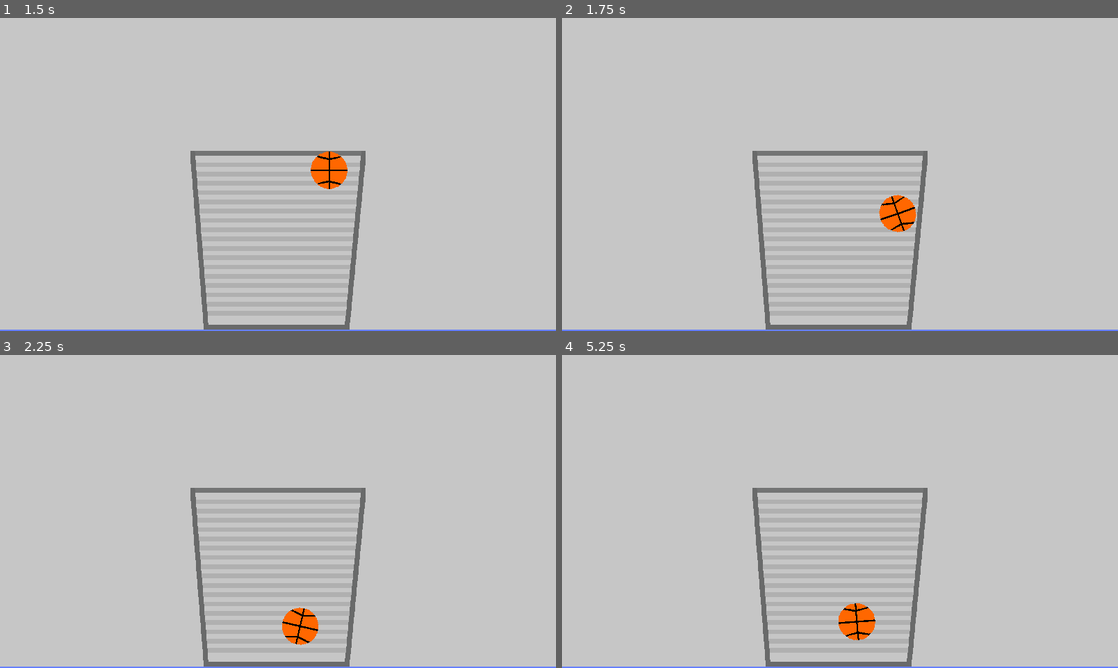
Above: before the commit, frames 1-4 (two rows, left to right).
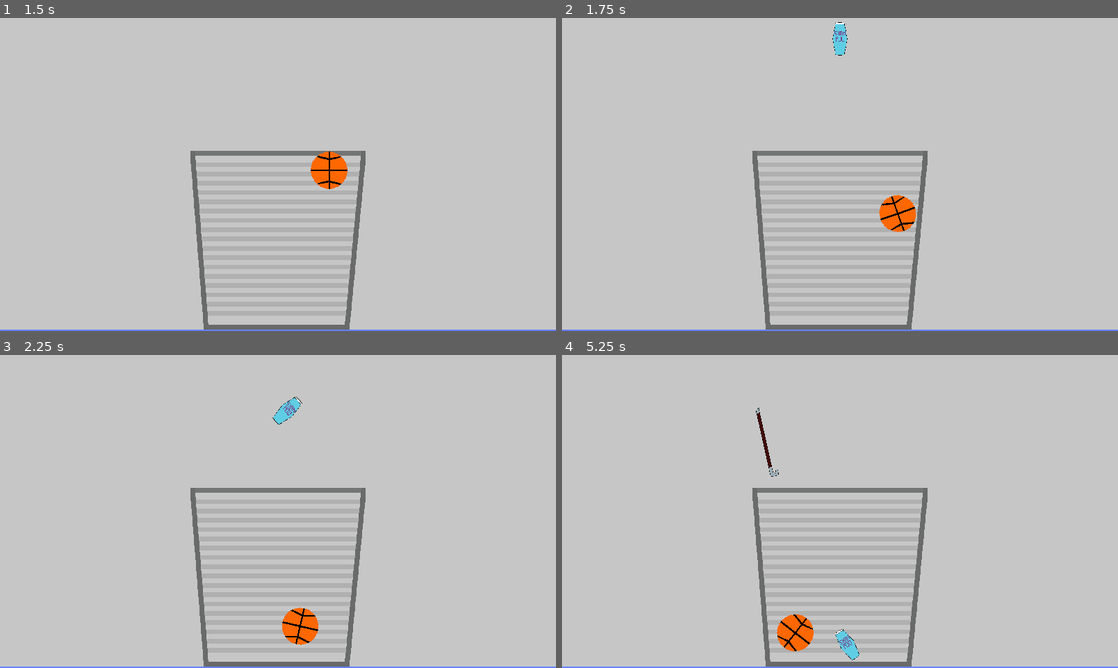
Above: after the commit, the same moments.

Repository: TinyWhaleCloud/ld50-trashytowers
Game: Godot game, scene res://screens/title_screen/TitleScreen.tscn
The game is run twice, just before and just after one commit, with the same random seed, the same clock (stepped at 60 frames per second) and the same inputs. The engine's default icon, where the game draws it, is replaced by a stand-in: a white triangle on a blue panel in a dark square.
Inputs:
- Up to frame 1 (1.5 s): tap Enter at 0.5 s; hold D (player1_right) 0.53-1.28 s; tap Space (player1_drop) at 0.6 s; hold S (player1_down) from 1.28 s (still down); tap Q (player1_turn_ccw) at 1.35 s
- Up to frame 2 (1.75 s): keep holding S (player1_down)
- Up to frame 3 (2.25 s): release S (player1_down) at 2.03 s; hold D (player1_right) from 2.03 s (still down); hold E (player1_turn_cw) from 2.03 s (still down)
- Up to frame 4 (5.25 s): release E (player1_turn_cw) at 2.78 s; tap Space (player1_drop) at 2.85, 5.1 s; release D (player1_right) at 3.53 s; hold Q (player1_turn_ccw) 3.53-4.28 s; hold A (player1_left) 3.53-5.03 s; tap E (player1_turn_cw) at 4.35 s; hold S (player1_down) from 5.03 s (still down)

Frame 1 is identical in both runs. In frame 2, 0.2% of the frame differs, in the area x 48-52%, y 1-12%; in frame 3, 0.2%; in frame 4, 1.6%, in the area x 34-57%, y 16-98%.

Commit message:
Fix respawn after dropping trash

Diff:
--- a/src/actors/player/Player.gd
+++ b/src/actors/player/Player.gd
@@ -97,8 +97,8 @@
     if current_trash == trash:
         current_trash = null
 
-        # Emit a signal to the main game for score keeping and spawning new trash
-        emit_signal("trash_landed")
+    # Emit a signal to the main game for score keeping and spawning new trash
+    emit_signal("trash_landed")
 
 # Called when the retry timer expires
 func _on_SpawnRetryTimer_timeout():
